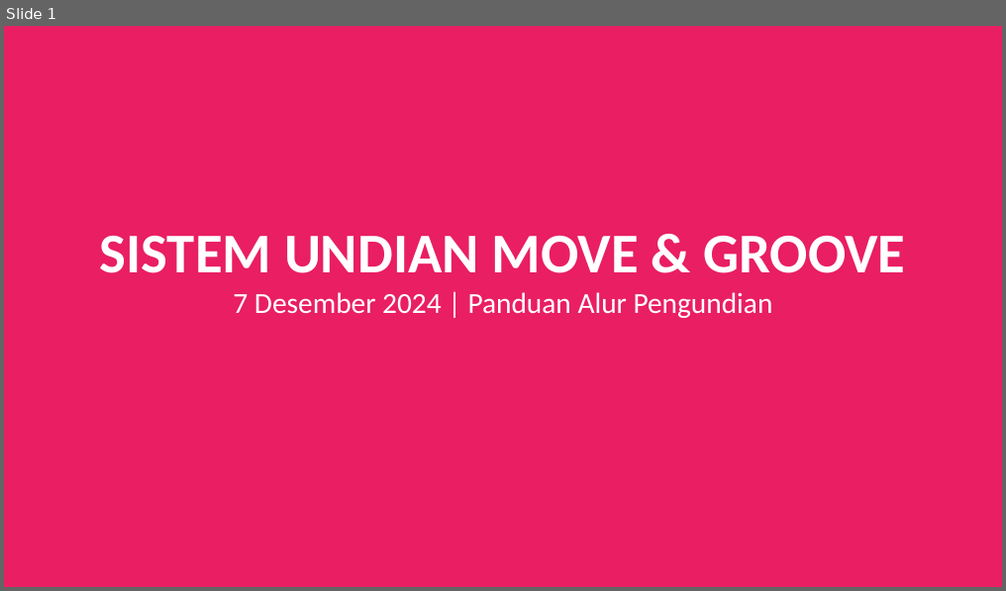
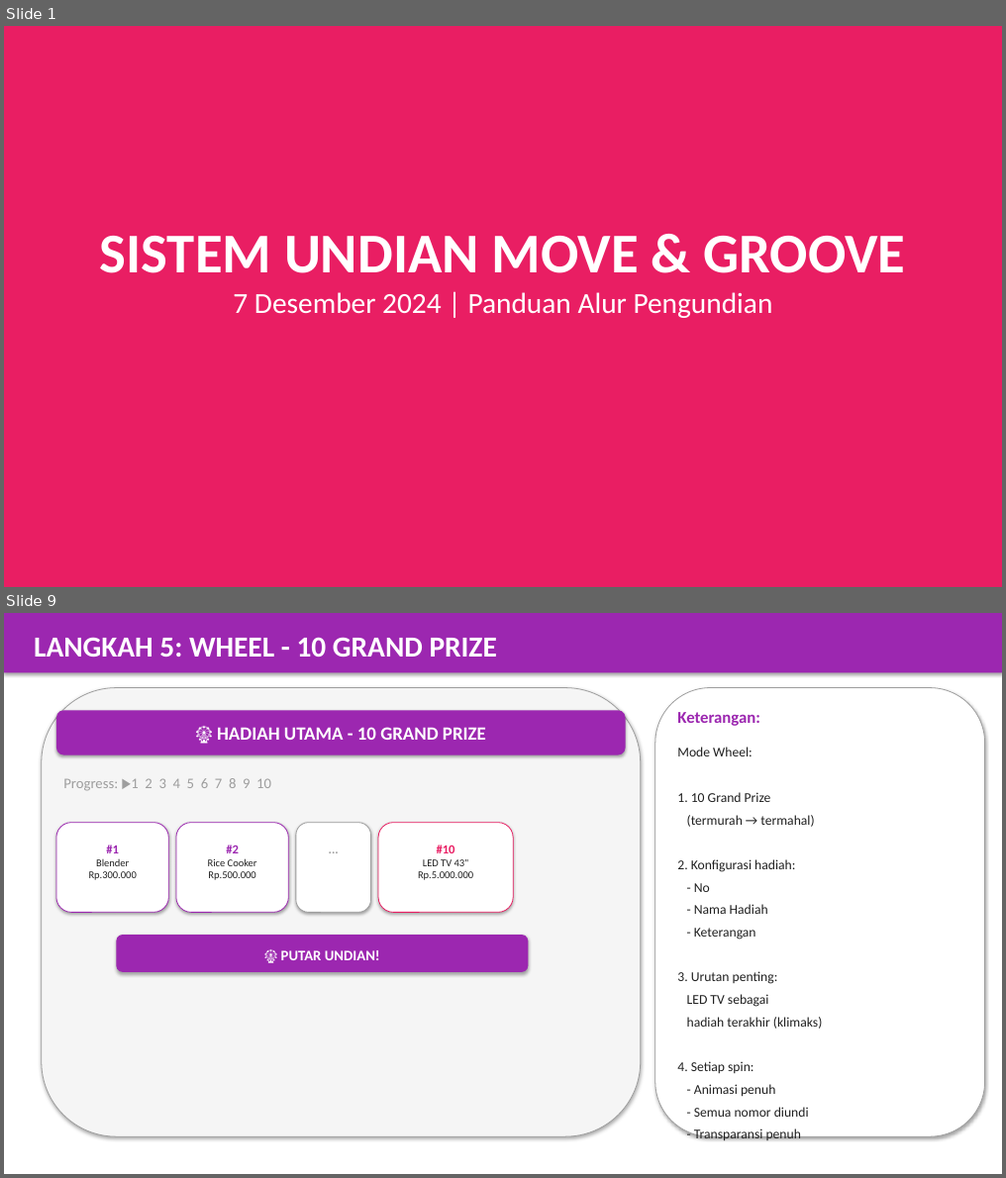
Before and after one commit to Wahyoe-underscore/LotteryStream, a slide deck: MoveGroove_Flow_Presentation.pptx. Shown one above the other, each under a label of ours: slide 1 before the commit, slides 1 and 9 after it; the slides between them are not shown. The pictures are 1006x591 and 1006x1178 pixels, drawn with LibreOffice and Linux fonts; fonts in the diff are those of the drawing. Boxes give left, top, right and bottom in pixels: in the first picture for what was removed or moved away, otherwise in the second. Text is boxed around its words. In the diff, an @@ line names an element or a change of style, - is before the commit and + after.

```diff
--- a/MoveGroove_Flow_Presentation.pptx
+++ b/MoveGroove_Flow_Presentation.pptx
@@ slide 9 added at bbox=[4, 613, 1002, 1174], background #FFFFFF @@
@@ rectangle added at bbox=[4, 613, 1002, 672], fill #9C27B0 @@
@@ text added at bbox=[34, 637, 497, 657], 28 pt, text #FFFFFF, bold @@
+LANGKAH 5: WHEEL - 10 GRAND PRIZE
@@ rounded rectangle added at bbox=[42, 688, 641, 1137], fill #F5F5F5, outline #9E9E9E 0.75 pt @@
@@ rounded rectangle added at bbox=[655, 688, 985, 1137], fill #FFFFFF, outline #9E9E9E 0.75 pt @@
@@ rounded rectangle added at bbox=[56, 710, 626, 756], fill #9C27B0 @@
@@ text added at bbox=[217, 727, 486, 740], 18 pt, text #FFFFFF, bold @@
+🎡 HADIAH UTAMA - 10 GRAND PRIZE
@@ text added at bbox=[677, 712, 760, 726], 16 pt, text #9C27B0, bold @@
+Keterangan:
@@ text added at bbox=[677, 747, 823, 1142], 13 pt, text #212121 @@
+Mode Wheel:
+1. 10 Grand Prize
+(termurah → termahal)
+2. Konfigurasi hadiah:
+- No
+- Nama Hadiah
+- Keterangan
+3. Urutan penting:
+LED TV sebagai
+hadiah terakhir (klimaks)
+4. Setiap spin:
+- Animasi penuh
+- Semua nomor diundi
+- Transparansi penuh
+5. Progress bar 1-10
@@ text added at bbox=[63, 778, 271, 791], 14 pt, text #9E9E9E @@
+Progress: ▶1 2 3 4 5 6 7 8 9 10
@@ rounded rectangle added at bbox=[56, 823, 168, 912], fill #FFFFFF, outline #9C27B0 0.75 pt @@
@@ text added at bbox=[89, 845, 137, 880], 10 pt, text #212121 @@
+#1
+Blender
+Rp.300.000
@@ rounded rectangle added at bbox=[176, 823, 288, 912], fill #FFFFFF, outline #9C27B0 0.75 pt @@
@@ text added at bbox=[208, 845, 257, 880], 10 pt, text #212121 @@
+#2
+Rice Cooker
+Rp.500.000
@@ rounded rectangle added at bbox=[296, 823, 371, 912], fill #FFFFFF, outline #9E9E9E 0.75 pt @@
@@ text added at bbox=[303, 838, 363, 905], 12 pt, text #9E9E9E, bold @@
+...
@@ rounded rectangle added at bbox=[378, 823, 513, 912], fill #FFFFFF, outline #E91E63 0.75 pt @@
@@ text added at bbox=[418, 845, 473, 880], 10 pt, text #212121 @@
+#10
+LED TV 43"
+Rp.5.000.000
@@ rounded rectangle added at bbox=[116, 935, 528, 972], fill #9C27B0 @@
@@ text added at bbox=[281, 951, 380, 960], 14 pt, text #FFFFFF, bold @@
+🎡 PUTAR UNDIAN!
```
Also in this commit, not shown: 3 slides changed, 7 other slides added, 9 slides removed, 6 other files.
